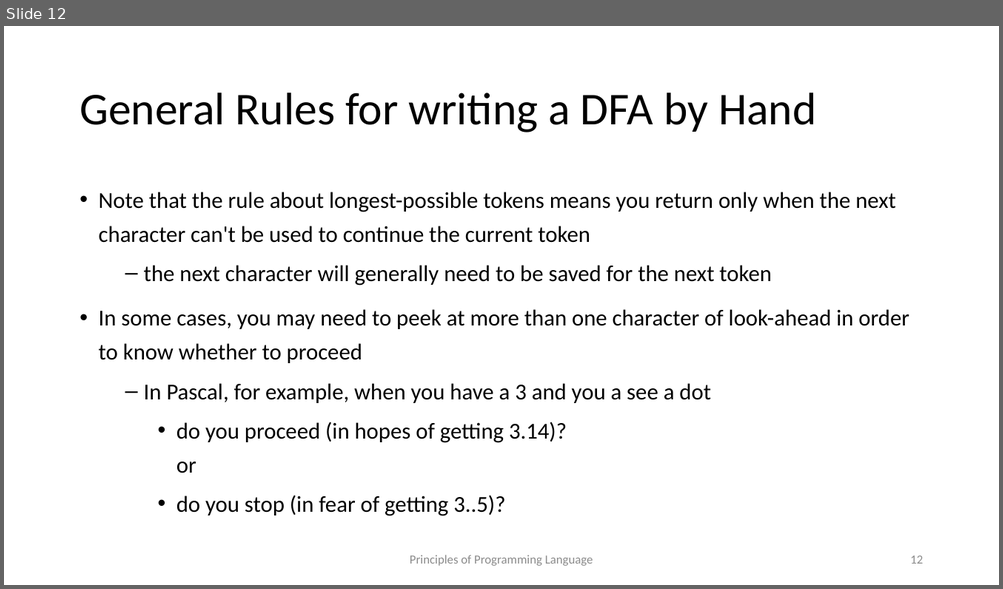
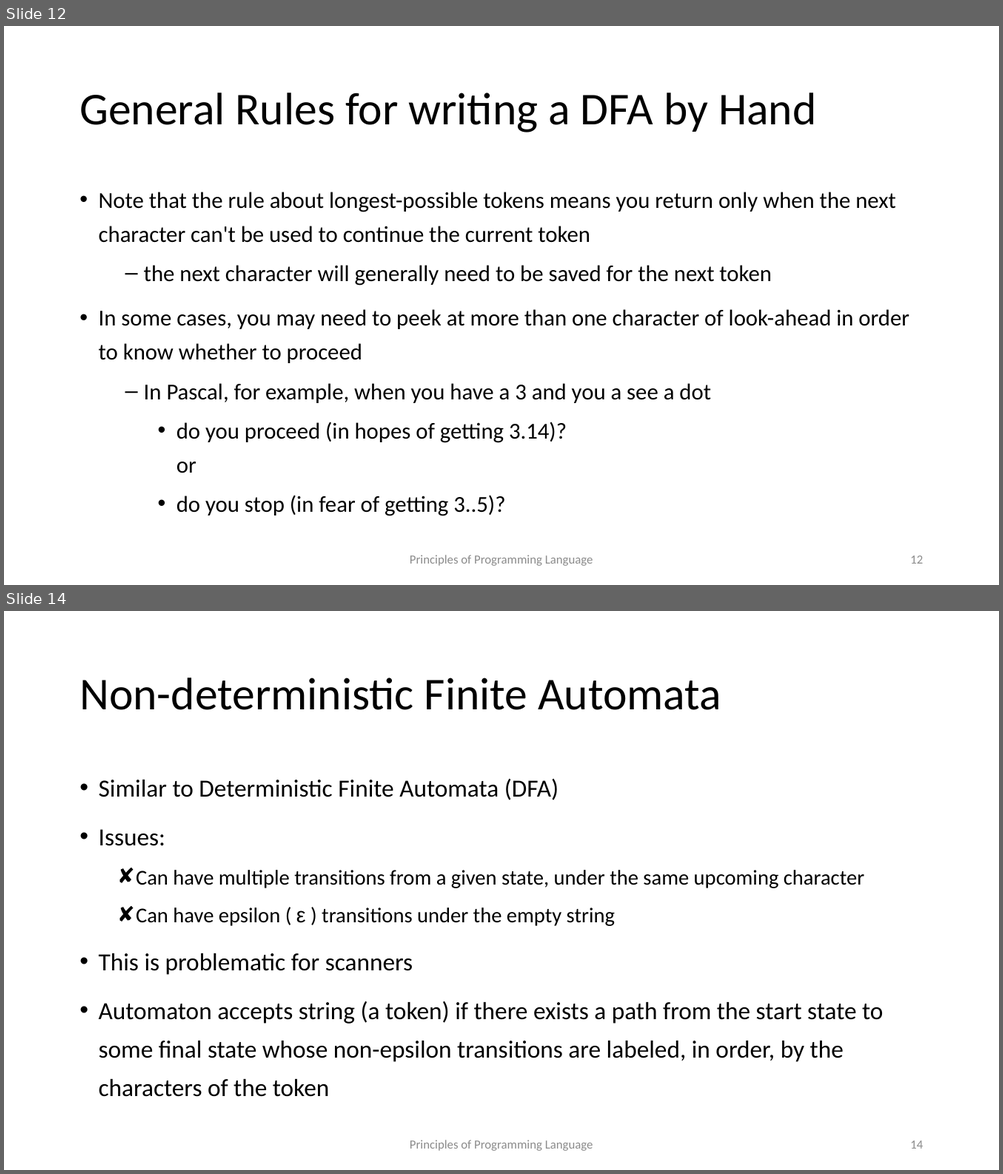
Before and after one commit to kongm/pl-design, a slide deck: scanning.pptx. Shown one above the other, each under a label of ours: slide 12 before the commit, slides 12 and 14 after it; the slides between them are not shown. The pictures are 1003x589 and 1003x1174 pixels, drawn with LibreOffice and Linux fonts; fonts in the diff are those of the drawing. Boxes give left, top, right and bottom in pixels: in the first picture for what was removed or moved away, otherwise in the second. Text is boxed around its words. In the diff, an @@ line names an element or a change of style, - is before the commit and + after.

```diff
--- a/scanning.pptx
+++ b/scanning.pptx
@@ slide 14 added at (4, 611, 999, 1170), background #FFFFFF @@
@@ title added at (79, 678, 721, 710), 44 pt, text #000000 @@
+Non-deterministic Finite Automata
@@ text added at (99, 779, 882, 1097), 23.8 pt, text #000000 @@
+• Similar to Deterministic Finite Automata (DFA)
+• Issues:
+  ✘ Can have multiple transitions from a given state, under the same upcoming character
+  ✘ Can have epsilon ( ε ) transitions under the empty string
+• This is problematic for scanners
+• Automaton accepts string (a token) if there exists a path from the start state to some final state whose non-epsilon transitions are labeled, in order, by the characters of the token
@@ text added at (410, 1140, 593, 1151), 12 pt, text #8C8C8C @@
+Principles of Programming Language
@@ page number added at (910, 1141, 922, 1149), 12 pt, text #8C8C8C @@
+14
```
Also in this commit, not shown: 15 other slides added, 2 other files.
